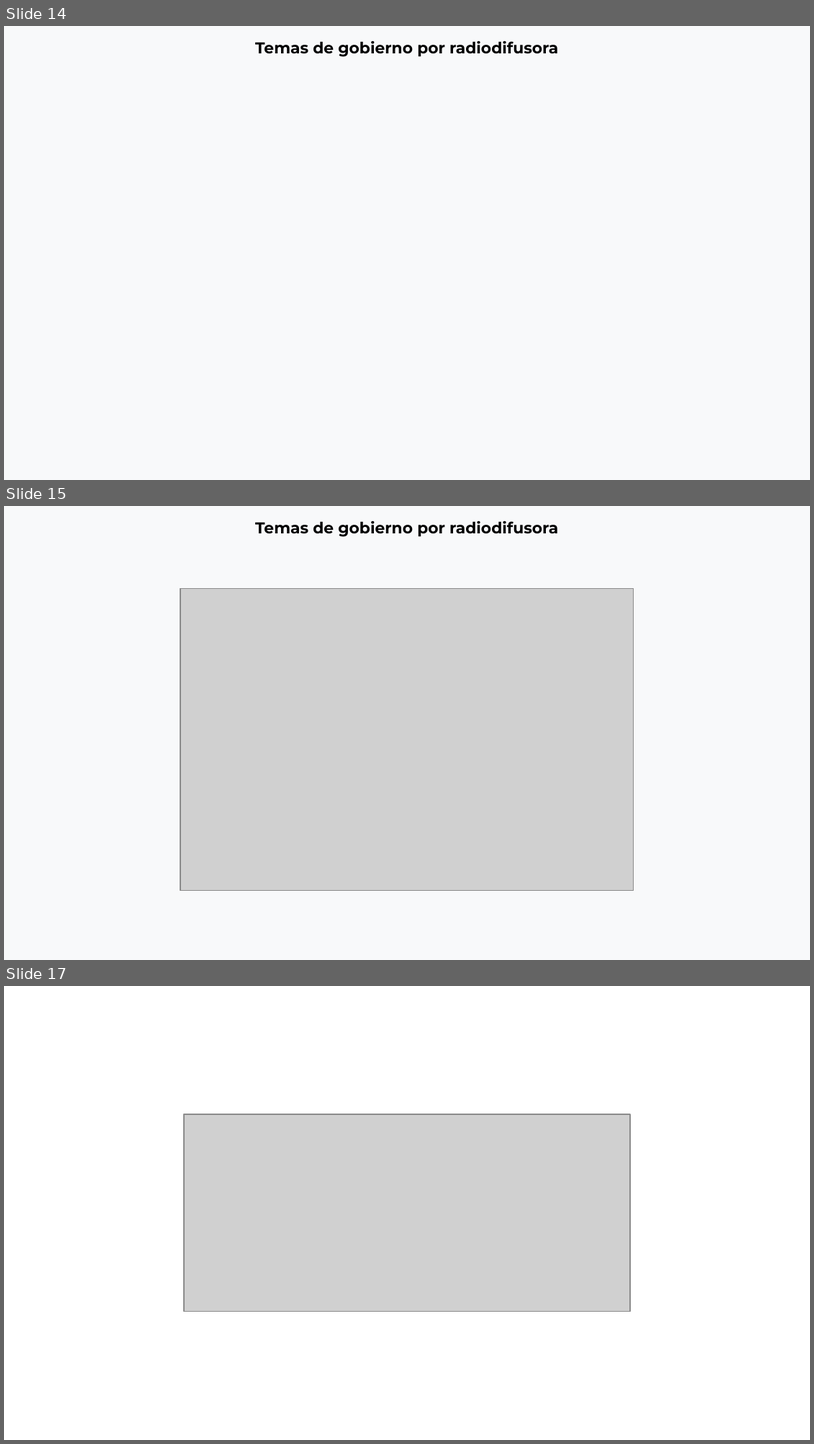
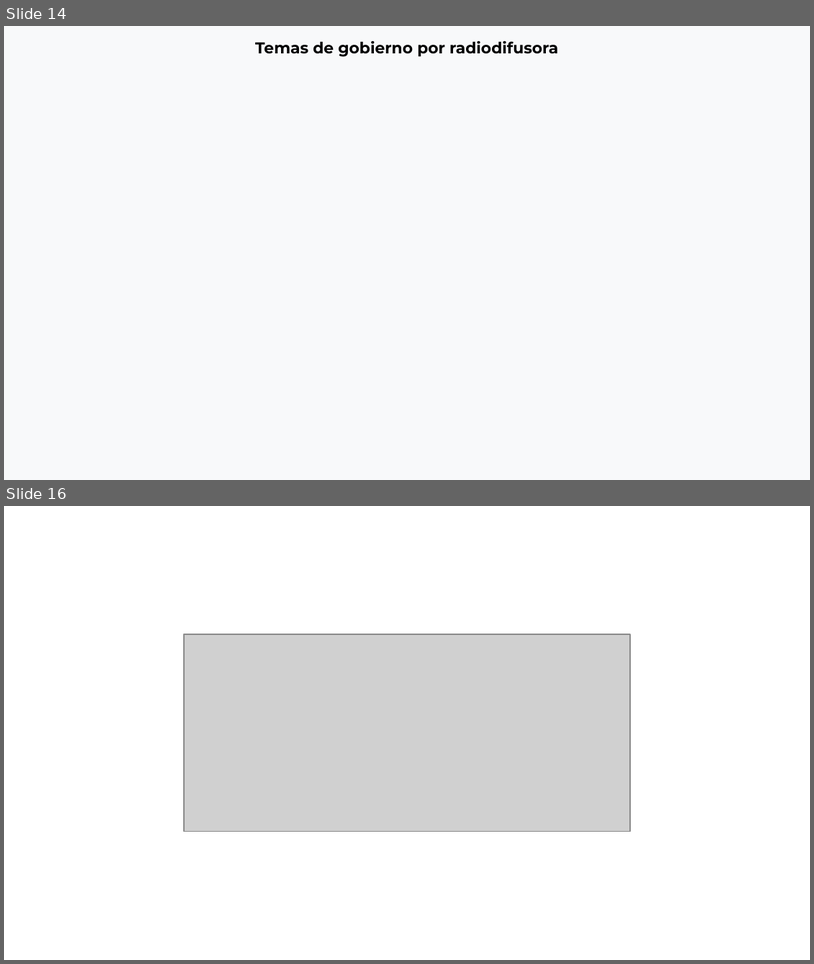
Before and after one commit to thelonious9/Reporteportadas, a slide deck: Reporte 051026.pptx. Shown one above the other, each under a label of ours: slides 14, 15 and 17 before the commit, slides 14 and 16 after it; the slides between them are not shown. The pictures are 814x1444 and 814x964 pixels, drawn with LibreOffice and Linux fonts; fonts in the diff are those of the drawing; grey boxes stand for pictures; background and template pictures are left out. Boxes give left, top, right and bottom in pixels: in the first picture for what was removed or moved away, otherwise in the second. Text is boxed around its words. In the diff, an @@ line names an element or a change of style, - is before the commit and + after.

```diff
--- a/Reporte 051026.pptx
+++ b/Reporte 051026.pptx
@@ slide 15 removed at box(4, 506, 810, 960), background #F8F9FA @@
@@ text removed at box(255, 521, 558, 537) @@
-Temas de gobierno por radiodifusora
@@ picture removed at box(180, 588, 634, 890) @@
@@ what was slide 17 is now slide 16 @@
```
Also in this commit, not shown: 5 slides changed.
